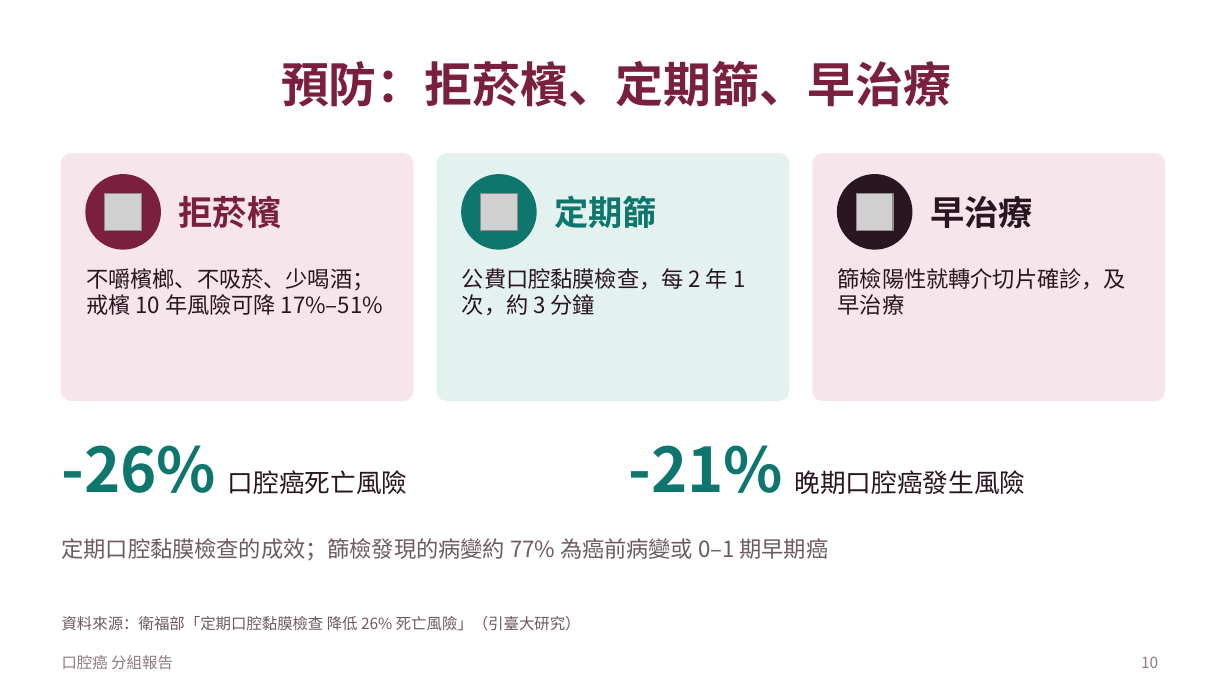
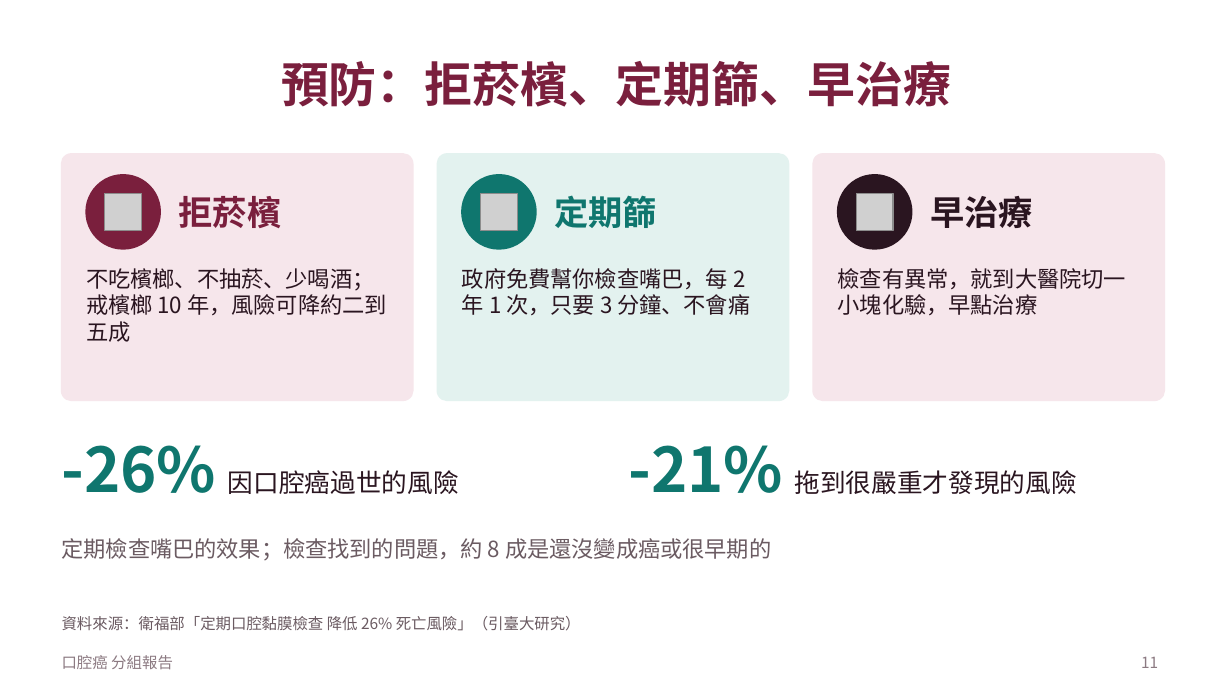
Before and after one commit to Rayyu0404/web, a slide deck: slide 11 of oral-cancer-report/口腔癌報告.pptx (slide 10 before the commit). Drawn at 1232x693 pixels with LibreOffice and Linux fonts; fonts in the diff are those of the drawing; grey boxes stand for pictures. Boxes give left, top, right and bottom in pixels: in the first picture for what was removed or moved away, otherwise in the second. Text is boxed around its words. In the diff, an @@ line names an element or a change of style, - is before the commit and + after.

```diff
--- a/oral-cancer-report/口腔癌報告.pptx
+++ b/oral-cancer-report/口腔癌報告.pptx
@@ text at (x1=86, y1=268, x2=387, y2=342): text changed @@
-不嚼檳榔、不吸菸、少喝酒；戒檳 10 年風險可降 17%–51%
+不吃檳榔、不抽菸、少喝酒；戒檳榔 10 年，風險可降約二到五成
@@ text at (x1=462, y1=268, x2=750, y2=315): text changed @@
-公費口腔黏膜檢查，每 2 年 1 次，約 3 分鐘
+政府免費幫你檢查嘴巴，每 2 年 1 次，只要 3 分鐘、不會痛
@@ text at (x1=838, y1=268, x2=1126, y2=315): text changed @@
-篩檢陽性就轉介切片確診，及早治療
+檢查有異常，就到大醫院切一小塊化驗，早點治療
@@ text at (x1=62, y1=445, x2=459, y2=494): text changed @@
--26% 口腔癌死亡風險
+-26% 因口腔癌過世的風險
@@ text at (x1=628, y1=445, x2=1077, y2=494): text changed @@
--21% 晚期口腔癌發生風險
+-21% 拖到很嚴重才發現的風險
@@ text at (x1=62, y1=538, x2=771, y2=560): text changed @@
-定期口腔黏膜檢查的成效；篩檢發現的病變約 77% 為癌前病變或 0–1 期早期癌
+定期檢查嘴巴的效果；檢查找到的問題，約 8 成是還沒變成癌或很早期的
@@ page number at (x1=1141, y1=656, x2=1158, y2=668): text changed @@
-10
+11
```
Also in this commit, not shown: 12 other slides changed, 1 slide added, 1 other file.
